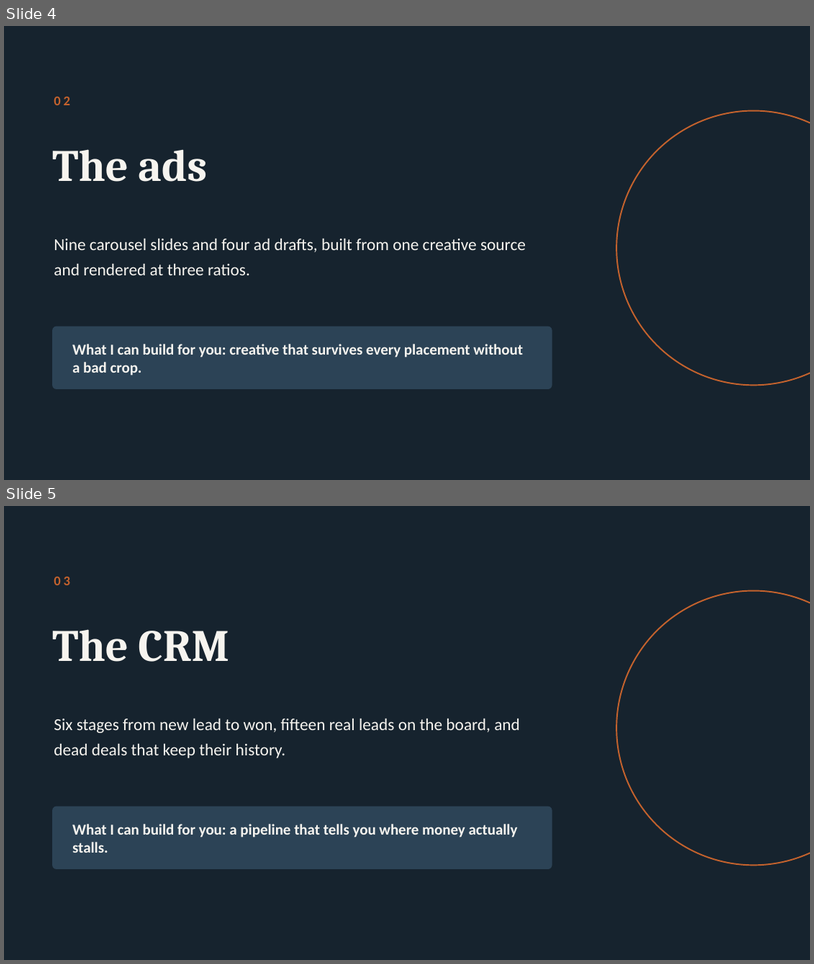
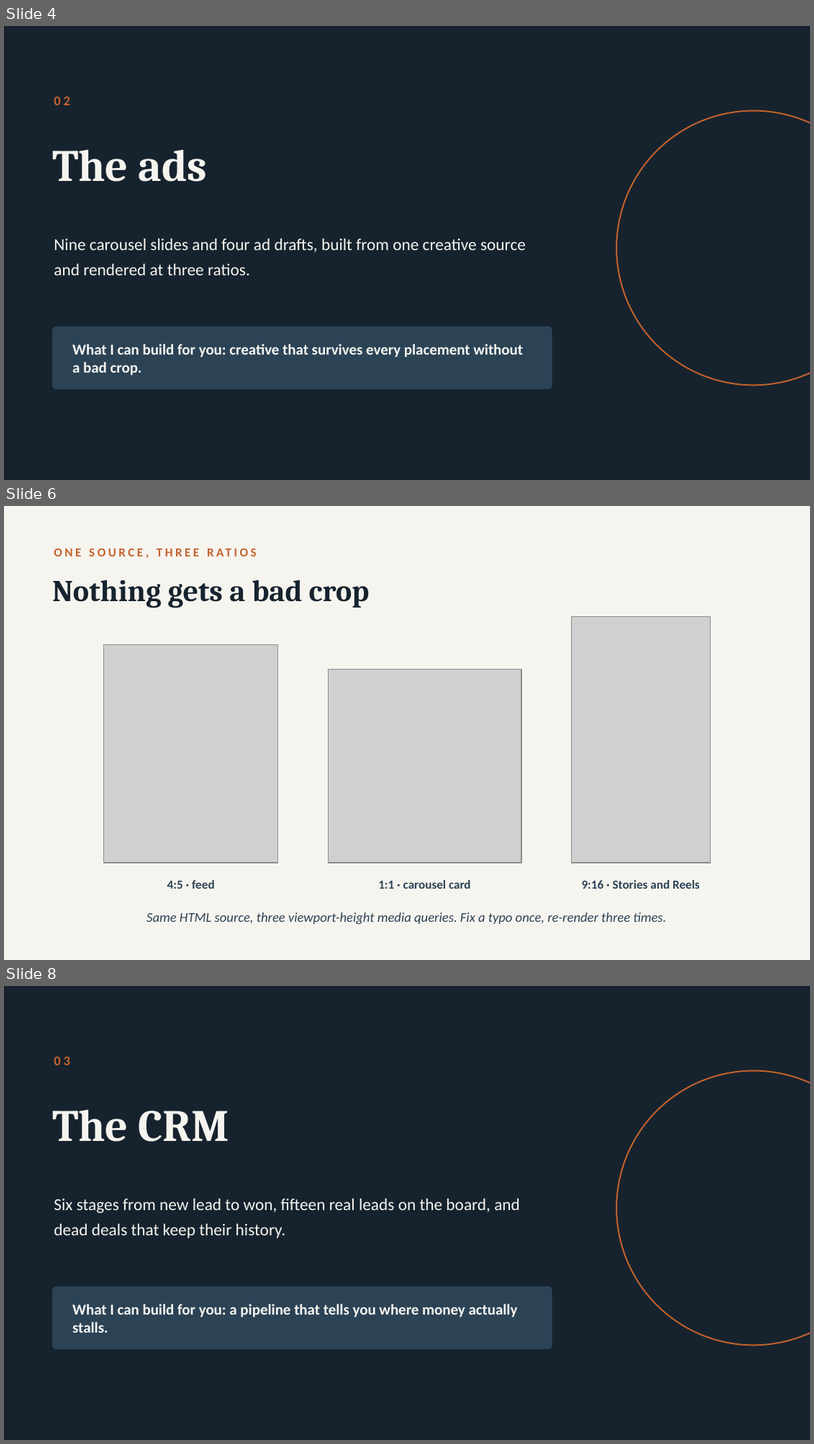
Before and after one commit to kennbutchoigutierrez/trueline-capstone, a slide deck: pitch/deck.pptx. Shown one above the other, each under a label of ours: slides 4 and 5 before the commit, slides 4, 6 and 8 after it; the slides between them are not shown. The pictures are 814x964 and 814x1444 pixels, drawn with LibreOffice and Linux fonts; fonts in the diff are those of the drawing; grey boxes stand for pictures. Boxes give left, top, right and bottom in pixels: in the first picture for what was removed or moved away, otherwise in the second. Text is boxed around its words. In the diff, an @@ line names an element or a change of style, - is before the commit and + after.

```diff
--- a/pitch/deck.pptx
+++ b/pitch/deck.pptx
@@ slide 6 added at (x1=4, y1=506, x2=810, y2=960), background #F6F4EF @@
@@ text added at (x1=54, y1=540, x2=538, y2=564), 11 pt, text #C4622D, bold @@
+ONE SOURCE, THREE RATIOS
@@ text added at (x1=52, y1=579, x2=370, y2=608), 27 pt, text #16232E, bold @@
+Nothing gets a bad crop
@@ picture added at (x1=571, y1=616, x2=710, y2=862) @@
@@ picture added at (x1=104, y1=645, x2=278, y2=862) @@
@@ picture added at (x1=328, y1=669, x2=522, y2=862) @@
@@ text added at (x1=167, y1=880, x2=215, y2=888), 11 pt, text #2C4356, bold @@
+4:5 · feed
@@ text added at (x1=378, y1=880, x2=471, y2=888), 11 pt, text #2C4356, bold @@
+1:1 · carousel card
@@ text added at (x1=582, y1=880, x2=700, y2=888), 11 pt, text #2C4356, bold @@
+9:16 · Stories and Reels
@@ text added at (x1=147, y1=912, x2=666, y2=924), 12 pt, text #2C4356, italic @@
+Same HTML source, three viewport-height media queries. Fix a typo once, re-render three times.
@@ what was slide 5 is now slide 8 @@
```
Also in this commit, not shown: 2 other slides added, 2 other files.
